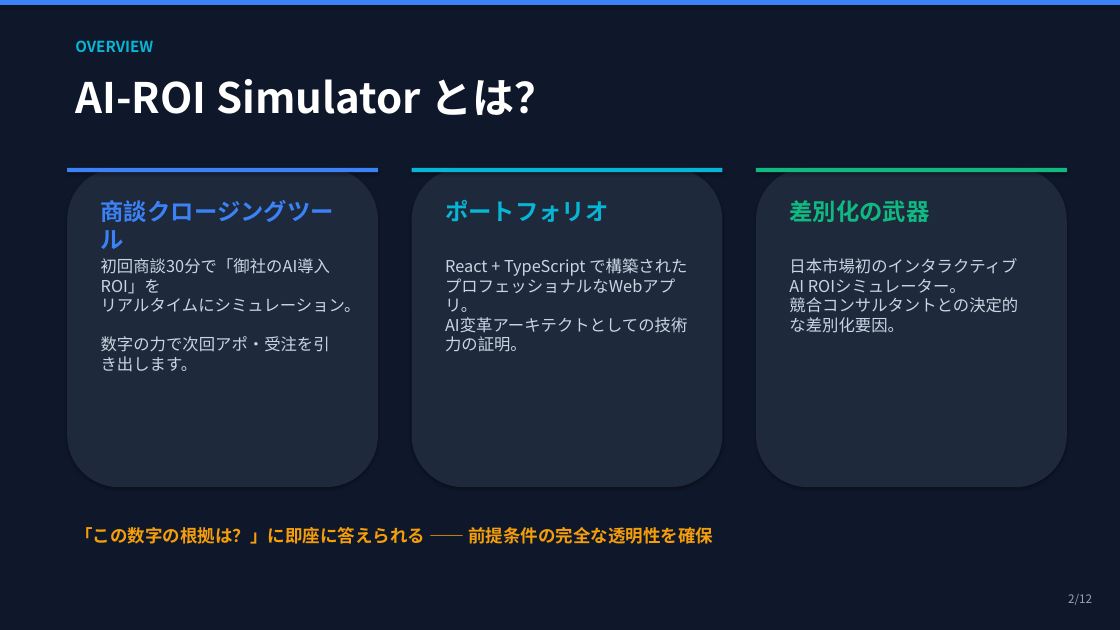
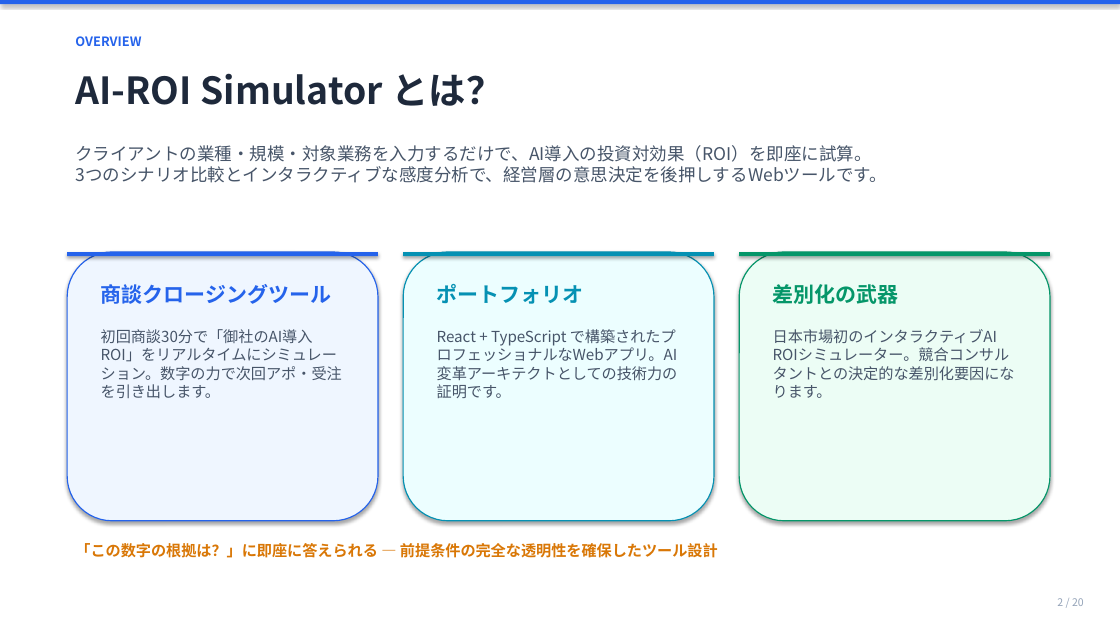
Before and after one commit to KazuyaMurayama/AI-ROI-simulator_v1, a slide deck: slide 2 of AI-ROI-Simulator_Guide.pptx. Drawn at 1120x630 pixels with LibreOffice and Linux fonts; fonts in the diff are those of the drawing. Boxes give left, top, right and bottom in pixels: in the first picture for what was removed or moved away, otherwise in the second. Text is boxed around its words. In the diff, an @@ line names an element or a change of style, - is before the commit and + after.

```diff
--- a/AI-ROI-Simulator_Guide.pptx
+++ b/AI-ROI-Simulator_Guide.pptx
@@ background #0F172A to #FFFFFF @@
@@ rectangle at [0,0,1120,4]: fill #3B82F6 to #2563EB @@
@@ text "OVERVIEW" at [75,36,141,46]: size 13 to 11 pt, text colour #06B6D4 to #2563EB @@
@@ text "AI-ROI Simulator とは？" at [75,73,504,106]: size 36 to 32 pt, text colour #FFFFFF to #1E293B @@
@@ text added at [75,145,887,183], 15 pt, text #475569 @@
+クライアントの業種・規模・対象業務を入力するだけで、AI導入の投資対効果（ROI）を即座に試算。
+3つのシナリオ比較とインタラクティブな感度分析で、経営層の意思決定を後押しするWebツールです。
@@ rectangle at [67,252,378,256]: fill #3B82F6 to #2563EB @@
@@ rounded rectangle: place and size @@
-rounded rectangle at [67,168,378,487]
+rounded rectangle at [67,252,378,521]
@@ rounded rectangle at [67,252,378,521]: fill #1E293B to #EFF6FF; outline none to #2563EB 1 pt @@
@@ rectangle: place and size @@
-rectangle at [67,168,378,172]
+rectangle at [67,252,378,256]
@@ rounded rectangle: place and size @@
-rounded rectangle at [412,168,723,487]
+rounded rectangle at [403,252,714,521]
@@ rounded rectangle at [403,252,714,521]: fill #1E293B to #ECFEFF; outline none to #0591B3 1 pt @@
@@ rectangle: place and size @@
-rectangle at [412,168,723,172]
+rectangle at [403,252,714,256]
@@ rectangle at [403,252,714,256]: fill #06B6D4 to #0591B3 @@
@@ rounded rectangle: place and size @@
-rounded rectangle at [756,168,1067,487]
+rounded rectangle at [739,252,1050,521]
@@ rounded rectangle at [739,252,1050,521]: fill #1E293B to #ECFDF5; outline none to #059669 1 pt @@
@@ rectangle: place and size @@
-rectangle at [756,168,1067,172]
+rectangle at [739,252,1050,256]
@@ rectangle at [739,252,1050,256]: fill #10B981 to #059669 @@
@@ text "商談クロージングツール": place and size @@
-text "商談クロージングツール" at [101,200,334,249]
+text "商談クロージングツール" at [101,284,332,304]
@@ text "商談クロージングツール" at [101,284,332,304]: size 20 to 18 pt, text colour #3B82F6 to #2563EB @@
@@ text "ポートフォリオ": place and size @@
-text "ポートフォリオ" at [445,200,609,222]
+text "ポートフォリオ" at [437,284,584,304]
@@ text "ポートフォリオ" at [437,284,584,304]: size 20 to 18 pt, text colour #06B6D4 to #0591B3 @@
@@ text "差別化の武器": place and size @@
-text "差別化の武器" at [789,200,929,222]
+text "差別化の武器" at [773,284,899,304]
@@ text "差別化の武器" at [773,284,899,304]: size 20 to 18 pt, text colour #10B981 to #059669 @@
@@ text at [101,329,342,398]: text changed; size 14 to 13 pt; text colour #CBD5E1 to #475569 @@
-初回商談30分で「御社のAI導入ROI」を
-リアルタイムにシミュレーション。
-数字の力で次回アポ・受注を引き出します。
+初回商談30分で「御社のAI導入ROI」をリアルタイムにシミュレーション。数字の力で次回アポ・受注を引き出します。
@@ text at [437,329,678,398]: text changed; size 14 to 13 pt; text colour #CBD5E1 to #475569 @@
-React + TypeScript で構築された
-プロフェッショナルなWebアプリ。
-AI変革アーキテクトとしての技術力の証明。
+React + TypeScript で構築されたプロフェッショナルなWebアプリ。AI変革アーキテクトとしての技術力の証明です。
@@ text at [773,329,1015,398]: text changed; size 14 to 13 pt; text colour #CBD5E1 to #475569 @@
-日本市場初のインタラクティブ
-AI ROIシミュレーター。
-競合コンサルタントとの決定的な差別化要因。
+日本市場初のインタラクティブAI ROIシミュレーター。競合コンサルタントとの決定的な差別化要因になります。
@@ text at [75,543,718,558]: text changed; size 15 to 13 pt; text colour #F59E0B to #D97706 @@
-「この数字の根拠は？」に即座に答えられる —— 前提条件の完全な透明性を確保
+「この数字の根拠は？」に即座に答えられる — 前提条件の完全な透明性を確保したツール設計
@@ text at [1057,598,1084,606]: text changed; size 10 to 9 pt @@
-2/12
+2 / 20
```
Also in this commit, not shown: 11 other slides changed, 8 slides added, 2 other files.
